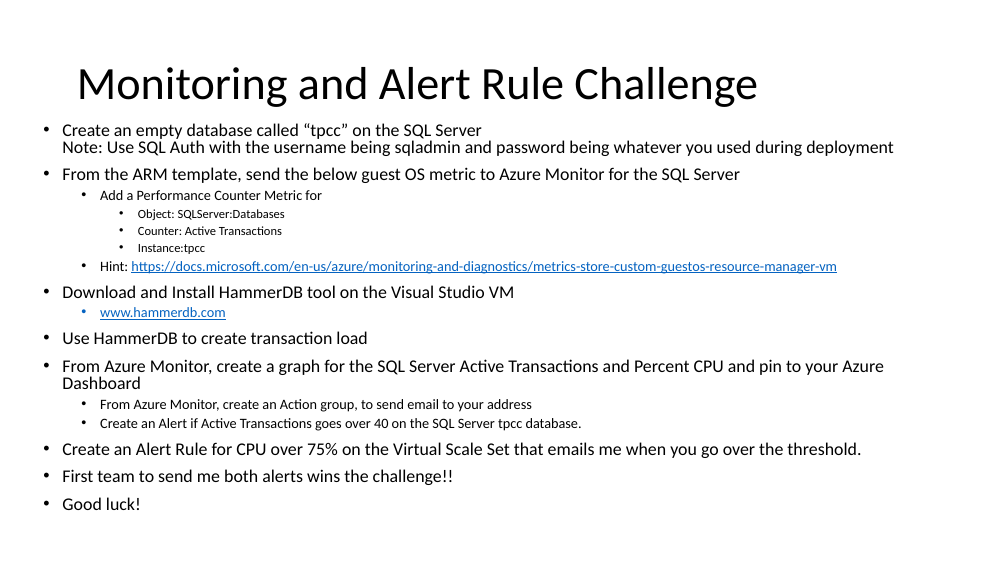
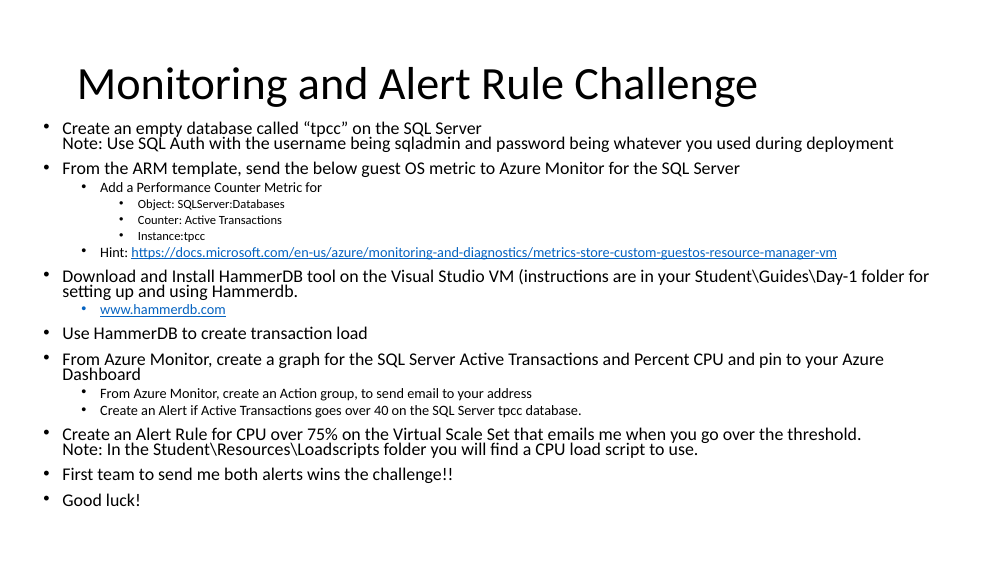
Before and after one commit to rkuehfus/AzureMonitoringHackathon, a slide deck: slide 7 of Student/Guides/Azure Monitoring Hackathon.pptx. Drawn at 1008x567 pixels with LibreOffice and Linux fonts; fonts in the diff are those of the drawing. Boxes give left, top, right and bottom in pixels: in the first picture for what was removed or moved away, otherwise in the second. Text is boxed around its words. In the diff, an @@ line names an element or a change of style, - is before the commit and + after.

Commit message:
Updated Proctor and Setup Guide

```diff
--- a/Student/Guides/Azure Monitoring Hackathon.pptx
+++ b/Student/Guides/Azure Monitoring Hackathon.pptx
@@ text at bbox=[62, 121, 894, 506]: line spacing 0.8 to 0.7 @@
@@ text at bbox=[62, 269, 930, 300]: text changed @@
-• Download and Install HammerDB tool on the Visual Studio VM
+• Download and Install HammerDB tool on the Visual Studio VM (instructions are in your Student\Guides\Day-1 folder for setting up and using Hammerdb.
@@ text at bbox=[62, 427, 861, 458]: text changed @@
-• Create an Alert Rule for CPU over 75% on the Virtual Scale Set that emails me when you go over the threshold.
+• Create an Alert Rule for CPU over 75% on the Virtual Scale Set that emails me when you go over the threshold.
+  Note: In the Student\Resources\Loadscripts folder you will find a CPU load script to use.
```
Also in this commit, not shown: 1 other slide changed, 3 other files.
